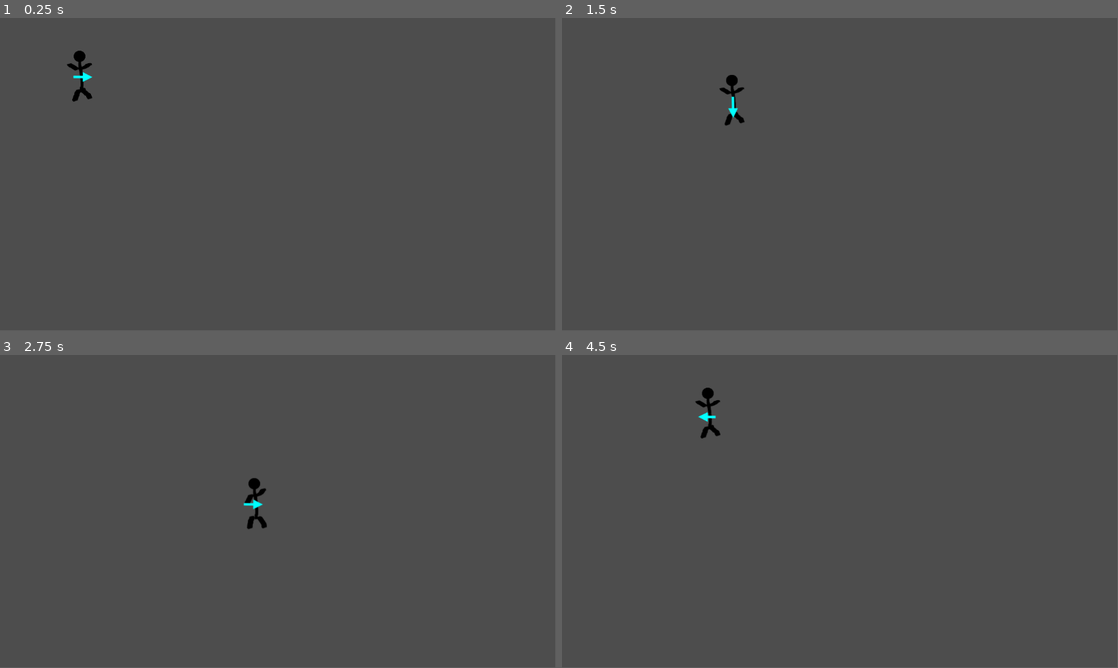
Above: before the commit, frames 1-4 (two rows, left to right).
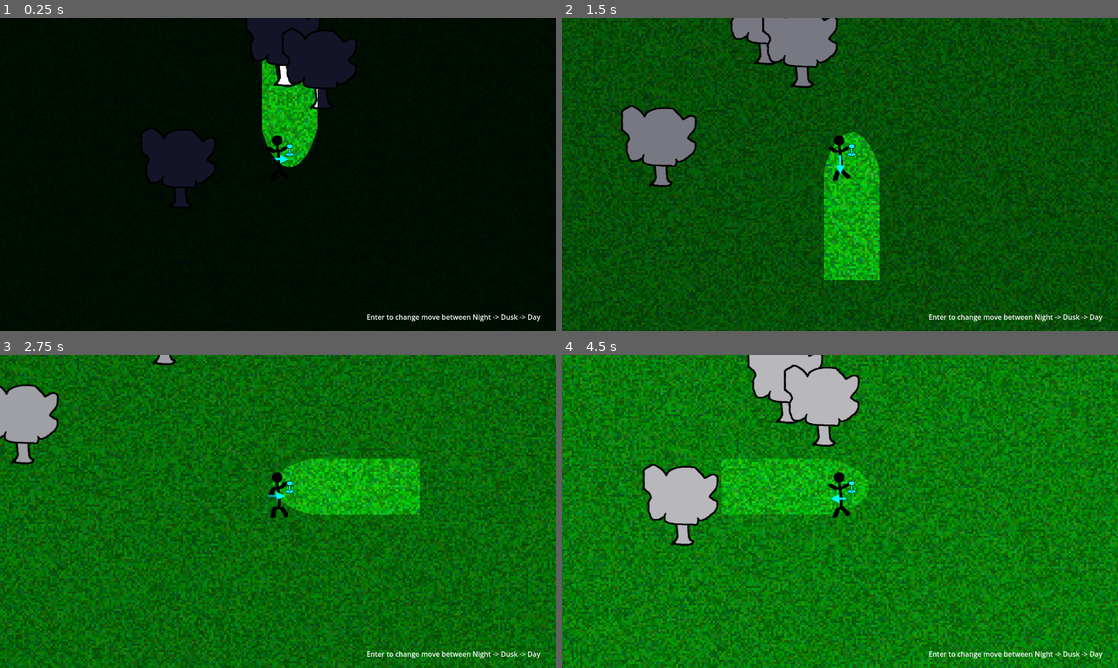
Above: after the commit, the same moments.

Repository: Small-Loan-Studio/TGO
Game: Godot game, scene res://Scratch/Movement/TestMovement.tscn
The game is run twice, just before and just after one commit, with the same random seed, the same clock (stepped at 60 frames per second) and the same inputs. The project has no main scene, so this scene is started directly.
Inputs:
- Up to frame 1 (0.25 s): no input
- Up to frame 2 (1.5 s): tap Enter (ui_accept) at 0.5, 1.35 s; hold Right (right) 0.53-1.28 s; hold Enter (ui_accept) 0.53-1.28 s; hold Down (down) from 1.28 s (still down)
- Up to frame 3 (2.75 s): tap Enter (ui_accept) at 1.52, 1.82 s; release Down (down) at 2.03 s; hold Right (right) from 2.03 s (still down); hold Enter (ui_accept) from 2.03 s (still down)
- Up to frame 4 (4.5 s): release Right (right) at 2.78 s; release Enter (ui_accept) at 2.78 s; hold Up (up) 2.78-3.53 s; tap Enter (ui_accept) at 2.85, 3.02, 3.32, 4.35 s; hold Enter (ui_accept) 3.53-4.28 s; hold Left (left) from 3.53 s (still down)
The window is 799x449 before the commit and 800x450 after it. Grey fills any space a smaller window leaves; there, only what the larger window draws over its background counts as a difference.

The runs differ from the first frame. In frame 1, 99% of the frame differs, in the area x 0-100%, y 0-100%; in frame 2, 100%; in frame 3, 100%; in frame 4, 100%.

Commit message:
Adds basic lighting / lamp to Devin (#6)
Minor changes to add in simple lighting model / lamp mechanics. Likely not final setup but will get us moving:
Structural

Nominally proves out Character customization by adding Devin as an inherited-scene of Character that defaults to player_controlled=true and a specific _override_default_sprite_frames
    Sets up initial lighting layer structure:
        Layer 1: Ground — basically should be below everything and doesn't impede light
        Layer 2: ShadowCasting — This is for light occluders that should both be lit and cast shadows
        Layer 11: Canopy — Tall shit that shouldn't be lit by ground-based characters, e.g., tree tops and roofs.
        Layer 20: Devin — Anything that should light only Devin

Scene / Code
Devin

Simple new scene that extends Character. Currently has a lamp hard-attached to him which we'll want to materially rework later.
Lamp

Very simple initial pass that has a single lighting texture attached which can be faced in the same direction that Devin is headed.
Tree + TestMovement

Proof of concept scenes to see if i could get the shadow-casting/canopy layer thing working and double check collision behavior

Might also be a template for how we could create some place-holders for gray boxing levels.

Diff:
--- a/Scenes/Character.gd
+++ b/Scenes/Character.gd
@@ -1,5 +1,6 @@
 @tool
 
+class_name Character
 extends CharacterBody2D
 
 @export var player_controled: bool = false
@@ -14,7 +15,7 @@
 		if new_value == null:
 			new_value = preload("res://Art/character_placeholder.tres")
 		_override_default_sprite_frames = new_value
-		if Engine.is_editor_hint():
+		if Engine.is_editor_hint() && _sprite != null:
 			_sprite.sprite_frames = new_value
 
 # direction force will be applied for movement
@@ -43,10 +44,10 @@
 	# handling input won't prevent movement in the face of non-propagating
 	# input events
 	_impulse = Input.get_vector(
-		Enums.InputActionName(Enums.InputAction.Left),
-		Enums.InputActionName(Enums.InputAction.Right),
-		Enums.InputActionName(Enums.InputAction.Up),
-		Enums.InputActionName(Enums.InputAction.Down),
+		Enums.input_action_name(Enums.InputAction.LEFT),
+		Enums.input_action_name(Enums.InputAction.RIGHT),
+		Enums.input_action_name(Enums.InputAction.UP),
+		Enums.input_action_name(Enums.InputAction.DOWN),
 	).normalized()
 
 	if _impulse != Vector2.ZERO:
@@ -64,7 +65,7 @@
 		_sprite.stop()
 		return
 
-	var want_anim := Enums.DirectionName(_direction)
+	var want_anim := Enums.direction_name(_direction)
 	var animation_correct := _sprite.animation == want_anim
 
 	if !animation_correct || !_sprite.is_playing:
@@ -77,7 +78,7 @@
 	var missing_anims: Array[String] = []
 
 	for da: Enums.Direction in Enums.Direction.values():
-		var want_name := Enums.DirectionName(da)
+		var want_name := Enums.direction_name(da)
 		if not want_name in animations:
 			missing_anims.append(want_name)
 
--- a/Scenes/Character.tscn
+++ b/Scenes/Character.tscn
@@ -8,7 +8,7 @@
 
 [node name="Character" type="CharacterBody2D"]
 script = ExtResource("1_avct7")
-_override_default_sprite_frames = null
+_override_default_sprite_frames = ExtResource("2_ibgba")
 
 [node name="AnimatedSprite2D" type="AnimatedSprite2D" parent="."]
 position = Vector2(0, -42)
--- /dev/null
+++ b/Scenes/Components/Lamp.gd
@@ -0,0 +1,19 @@
+class_name Lamp
+
+extends Node2D
+
+# this exists because i drew the stub lighting pattern to the left and couldn't
+# be assed to rotate it to Vector2.UP so we have to factor in an addition +90deg
+# to get the angle we actually want for it
+const BASE_OFFSET = PI/2
+
+@onready var _light: PointLight2D = $Beam
+
+func face(rotation_rad: float) -> void:
+	_light.rotation = rotation_rad + BASE_OFFSET
+
+func _process(_delta: float) -> void:
+	if rotation != 0:
+		printerr('Unexpected Lamp rotation set, redirecting to beam')
+		face(rotation)
+		rotation = 0
--- /dev/null
+++ b/Scenes/Components/Lamp.tscn
@@ -0,0 +1,34 @@
+[gd_scene load_steps=5 format=3 uid="uid://skr46k6x628f"]
+
+[ext_resource type="Texture2D" uid="uid://d31hn0w3ipo6r" path="res://Art/lamp_stub.png" id="1_nrjcp"]
+[ext_resource type="Script" path="res://Scenes/Components/Lamp.gd" id="1_q4dyi"]
+[ext_resource type="Texture2D" uid="uid://yov0h2kg54t0" path="res://Art/spotlight_1.png" id="2_pf72o"]
+
+[sub_resource type="SpriteFrames" id="SpriteFrames_0qdc1"]
+animations = [{
+"frames": [{
+"duration": 1.0,
+"texture": ExtResource("1_nrjcp")
+}],
+"loop": true,
+"name": &"default",
+"speed": 5.0
+}]
+
+[node name="Lamp" type="Node2D"]
+script = ExtResource("1_q4dyi")
+
+[node name="AnimatedSprite2D" type="AnimatedSprite2D" parent="."]
+texture_filter = 1
+sprite_frames = SubResource("SpriteFrames_0qdc1")
+
+[node name="Beam" type="PointLight2D" parent="."]
+show_behind_parent = true
+light_mask = 3
+visibility_layer = 3
+rotation = 1.5708
+energy = 0.9
+shadow_enabled = true
+shadow_item_cull_mask = 2
+texture = ExtResource("2_pf72o")
+offset = Vector2(-130, 0)
--- /dev/null
+++ b/Scenes/Devin.gd
@@ -0,0 +1,11 @@
+class_name Devin
+extends Character
+
+@onready var _lamp: Lamp = $Lamp
+
+func _physics_process(delta: float) -> void:
+	# ignore private method call because we need Character's physics logic as well
+	# gdlint:ignore = private-method-call
+	super._physics_process(delta)
+	if _lamp != null:
+		_lamp.face(_facing)
--- /dev/null
+++ b/Scenes/Devin.tscn
@@ -0,0 +1,25 @@
+[gd_scene load_steps=6 format=3 uid="uid://mqvl5162rawb"]
+
+[ext_resource type="Script" path="res://Scenes/Devin.gd" id="1_coq4s"]
+[ext_resource type="PackedScene" uid="uid://cx703e8t27grh" path="res://Scenes/Character.tscn" id="1_kp6oq"]
+[ext_resource type="SpriteFrames" uid="uid://602xb41y0tak" path="res://Art/stub_animated_sprite.tres" id="2_0c1b0"]
+[ext_resource type="PackedScene" uid="uid://skr46k6x628f" path="res://Scenes/Components/Lamp.tscn" id="3_h1iub"]
+
+[sub_resource type="CircleShape2D" id="CircleShape2D_tccbb"]
+radius = 19.0
+
+[node name="Character" instance=ExtResource("1_kp6oq")]
+script = ExtResource("1_coq4s")
+player_controled = true
+_override_default_sprite_frames = ExtResource("2_0c1b0")
+
+[node name="AnimatedSprite2D" parent="." index="0"]
+sprite_frames = ExtResource("2_0c1b0")
+animation = &"east"
+
+[node name="Lamp" parent="." index="2" instance=ExtResource("3_h1iub")]
+position = Vector2(27, -57)
+
+[node name="CollisionShape2D" type="CollisionShape2D" parent="." index="3"]
+position = Vector2(2, 0)
+shape = SubResource("CircleShape2D_tccbb")
--- /dev/null
+++ b/Scratch/Movement/TestMovement.gd
@@ -0,0 +1,43 @@
+extends Node2D
+
+var _state: int = 0
+
+@onready var _modulate: CanvasModulate = $CanvasModulate
+
+func _ready() -> void:
+	if !_modulate.visible:
+		_modulate.visible = true
+
+func _unhandled_input(_event: InputEvent) -> void:
+	if _event.is_action_pressed('ui_accept'):
+		_state = (_state + 1) % 4
+		var t := get_tree().create_tween()
+		t.set_parallel(true)
+		t.tween_property(_modulate, 'color', get_target(_state), 2)
+		# This is hideous and for demo purposes only kill it with fire and refactor
+		# something if you're inclined to use it.
+		t.tween_property(
+			$Player.get_node('Lamp').get_node('Beam'),
+			'energy',
+			get_energy_target(_state),
+			2)
+
+func get_target(state: int) -> Color:
+	match state:
+		0:
+			return Color(.08, .08, .16)
+		1:
+			return Color(.5, .5, .5)
+		2:
+			return Color.WHITE
+	return Color(.5, .5, .5)
+
+func get_energy_target(state: int) -> float:
+	match state:
+		0:
+			return .9
+		1:
+			return .5
+		2:
+			return 0
+	return .5
--- a/Scratch/Movement/TestMovement.tscn
+++ b/Scratch/Movement/TestMovement.tscn
@@ -1,20 +1,45 @@
-[gd_scene load_steps=4 format=3 uid="uid://bloeamr51ecuu"]
+[gd_scene load_steps=5 format=3 uid="uid://bloeamr51ecuu"]
 
-[ext_resource type="PackedScene" uid="uid://cx703e8t27grh" path="res://Scenes/Character.tscn" id="1_4in15"]
-[ext_resource type="SpriteFrames" uid="uid://602xb41y0tak" path="res://Art/stub_animated_sprite.tres" id="2_x3y7f"]
-
-[sub_resource type="CapsuleShape2D" id="CapsuleShape2D_jitay"]
-radius = 18.0
-height = 40.0
+[ext_resource type="Script" path="res://Scratch/Movement/TestMovement.gd" id="1_ve0b0"]
+[ext_resource type="Texture2D" uid="uid://c5pogm6rpt7wo" path="res://Art/ground.png" id="2_l7wsh"]
+[ext_resource type="PackedScene" uid="uid://bqt4tgvypxvop" path="res://Scratch/Movement/Tree.tscn" id="4_diq26"]
+[ext_resource type="PackedScene" uid="uid://mqvl5162rawb" path="res://Scenes/Devin.tscn" id="6_4inpa"]
 
 [node name="TestMovement" type="Node2D"]
+y_sort_enabled = true
+script = ExtResource("1_ve0b0")
 
-[node name="Character" parent="." instance=ExtResource("1_4in15")]
-position = Vector2(167, 158)
-player_controled = true
-_override_default_sprite_frames = ExtResource("2_x3y7f")
+[node name="Bg" type="Sprite2D" parent="."]
+z_index = -100
+texture_filter = 1
+scale = Vector2(5, 5)
+texture = ExtResource("2_l7wsh")
 
-[node name="PhysicsCollider" type="CollisionShape2D" parent="Character"]
-position = Vector2(0, -5)
-rotation = -1.57079
-shape = SubResource("CapsuleShape2D_jitay")
+[node name="Player" parent="." instance=ExtResource("6_4inpa")]
+position = Vector2(271, 159)
+
+[node name="Camera2D" type="Camera2D" parent="Player"]
+
+[node name="CanvasModulate" type="CanvasModulate" parent="."]
+visible = false
+position = Vector2(0, -1)
+color = Color(0.0784314, 0.0784314, 0.156863, 1)
+
+[node name="Tree" parent="." instance=ExtResource("4_diq26")]
+position = Vector2(45, 147)
+
+[node name="Tree2" parent="." instance=ExtResource("4_diq26")]
+position = Vector2(370, -81)
+
+[node name="Tree3" parent="." instance=ExtResource("4_diq26")]
+position = Vector2(286, -134)
+
+[node name="CanvasLayer" type="CanvasLayer" parent="."]
+layer = 100
+
+[node name="Label" type="Label" parent="CanvasLayer"]
+offset_left = 844.0
+offset_top = 676.0
+offset_right = 1258.0
+offset_bottom = 699.0
+text = "Enter to change move between Night -> Dusk -> Day"
--- /dev/null
+++ b/Scratch/Movement/Tree.tscn
@@ -0,0 +1,37 @@
+[gd_scene load_steps=5 format=3 uid="uid://bqt4tgvypxvop"]
+
+[ext_resource type="Texture2D" uid="uid://dm1ksd1nk3x81" path="res://Art/trunk.png" id="1_gjh0w"]
+[ext_resource type="Texture2D" uid="uid://baj1ubx7ahwuv" path="res://Art/canopy.png" id="2_uekdx"]
+
+[sub_resource type="OccluderPolygon2D" id="OccluderPolygon2D_bnjci"]
+cull_mode = 1
+polygon = PackedVector2Array(-10, 48, 15, 49, 22, 42, 15, 31, 14, -15, -13, -15, -11, 30, -15, 44)
+
+[sub_resource type="CapsuleShape2D" id="CapsuleShape2D_84a6v"]
+radius = 11.0
+height = 46.0
+
+[node name="Tree" type="Node2D"]
+position = Vector2(0, -75)
+
+[node name="Trunk" type="Sprite2D" parent="."]
+z_index = -1
+position = Vector2(0, 40)
+texture = ExtResource("1_gjh0w")
+
+[node name="LightOccluder2D" type="LightOccluder2D" parent="Trunk"]
+show_behind_parent = true
+occluder = SubResource("OccluderPolygon2D_bnjci")
+occluder_light_mask = 2
+
+[node name="RigidBody2D" type="RigidBody2D" parent="Trunk"]
+
+[node name="CollisionShape2D" type="CollisionShape2D" parent="Trunk/RigidBody2D"]
+position = Vector2(1, 23)
+shape = SubResource("CapsuleShape2D_84a6v")
+
+[node name="Canopy" type="Sprite2D" parent="."]
+light_mask = 0
+z_index = 1
+position = Vector2(0, -24)
+texture = ExtResource("2_uekdx")
--- a/Scripts/Enums.gd
+++ b/Scripts/Enums.gd
@@ -1,55 +1,55 @@
+class_name Enums
+
 extends RefCounted
 
-class_name Enums
-
 enum Direction {
-  North,
-  South,
-  East,
-  West,
-  NorthEast,
-  NorthWest,
-  SouthEast,
-  SouthWest,
+  NORTH,
+  SOUTH,
+  EAST,
+  WEST,
+  NORTH_EAST,
+  NORTH_WEST,
+  SOUTH_EAST,
+  SOUTH_WEST,
 }
 
-static func DirectionName(da: Direction) -> String:
+enum InputAction {
+  UP,
+  DOWN,
+  LEFT,
+  RIGHT
+}
+
+static func direction_name(da: Direction) -> String:
   match da:
-    Direction.North:
+    Direction.NORTH:
       return "north"
-    Direction.South:
+    Direction.SOUTH:
       return "south"
-    Direction.East:
+    Direction.EAST:
       return "east"
-    Direction.West:
+    Direction.WEST:
       return "west"
-    Direction.NorthEast:
+    Direction.NORTH_EAST:
       return "northeast"
-    Direction.NorthWest:
+    Direction.NORTH_WEST:
       return "northwest"
-    Direction.SouthEast:
+    Direction.SOUTH_EAST:
       return "southeast"
-    Direction.SouthWest:
+    Direction.SOUTH_WEST:
       return "southwest"
   printerr("Unexpected Direction value: " + str(da))
   return "north"
 
-enum InputAction {
-  Up,
-  Down,
-  Left,
-  Right
-}
-
-static func InputActionName(ia: InputAction) -> String:
+static func input_action_name(ia: InputAction) -> String:
   match ia:
-    InputAction.Up:
+    InputAction.UP:
       return "up"
-    InputAction.Down:
+    InputAction.DOWN:
       return "down"
-    InputAction.Left:
+    InputAction.LEFT:
       return "left"
-    InputAction.Right:
+    InputAction.RIGHT:
       return "right"
   assert(false, "Invalid Input action")
   return ""
--- a/Scripts/Utils.gd
+++ b/Scripts/Utils.gd
@@ -1,6 +1,5 @@
+class_name Utils
 extends RefCounted
-
-class_name Utils
 
 # converts an angle relative to Vector2.UP into a direction;
 # the angle is expected to be radians between [-TAU, TAU]
@@ -13,11 +12,11 @@
   var segments: int = (abs_normalized / 22.5) as int
 
   if segments < 1:
-    return Enums.Direction.North
+    return Enums.Direction.NORTH
   if segments < 3:
-    return [Enums.Direction.NorthWest, Enums.Direction.NorthEast][side]
+    return [Enums.Direction.NORTH_WEST, Enums.Direction.NORTH_EAST][side]
   if segments < 5:
-    return [Enums.Direction.West, Enums.Direction.East][side]
+    return [Enums.Direction.WEST, Enums.Direction.EAST][side]
   if segments < 7:
-    return [Enums.Direction.SouthWest, Enums.Direction.SouthEast][side]
-  return Enums.Direction.South
+    return [Enums.Direction.SOUTH_WEST, Enums.Direction.SOUTH_EAST][side]
+  return Enums.Direction.SOUTH
--- a/project.godot
+++ b/project.godot
@@ -17,6 +17,11 @@
 [debug]
 
 gdscript/warnings/untyped_declaration=2
+
+[display]
+
+window/size/viewport_width=1280
+window/size/viewport_height=720
 
 [dotnet]
 
@@ -51,5 +56,13 @@
 
 [layer_names]
 
+2d_render/layer_1="Ground"
+2d_render/layer_2="ShadowCasting"
+2d_render/layer_11="Canopy"
+2d_render/layer_20="Devin"
 2d_physics/layer_1="Collisions"
 2d_physics/layer_2="Interactions"
+
+[physics]
+
+2d/default_gravity_vector=Vector2(0, 0)
Binary file added: Art/canopy.png
Not shown, added: Art/canopy.png.import
Binary file added: Art/ground.png
Not shown, added: Art/ground.png.import
Binary file added: Art/lamp_stub.png
Not shown, added: Art/lamp_stub.png.import
Binary file added: Art/spotlight_1.png
Not shown, added: Art/spotlight_1.png.import
Binary file added: Art/trunk.png
Not shown, added: Art/trunk.png.import
Not shown, added: .github/workflows/ci.yaml
Not shown, changed: .gitignore
